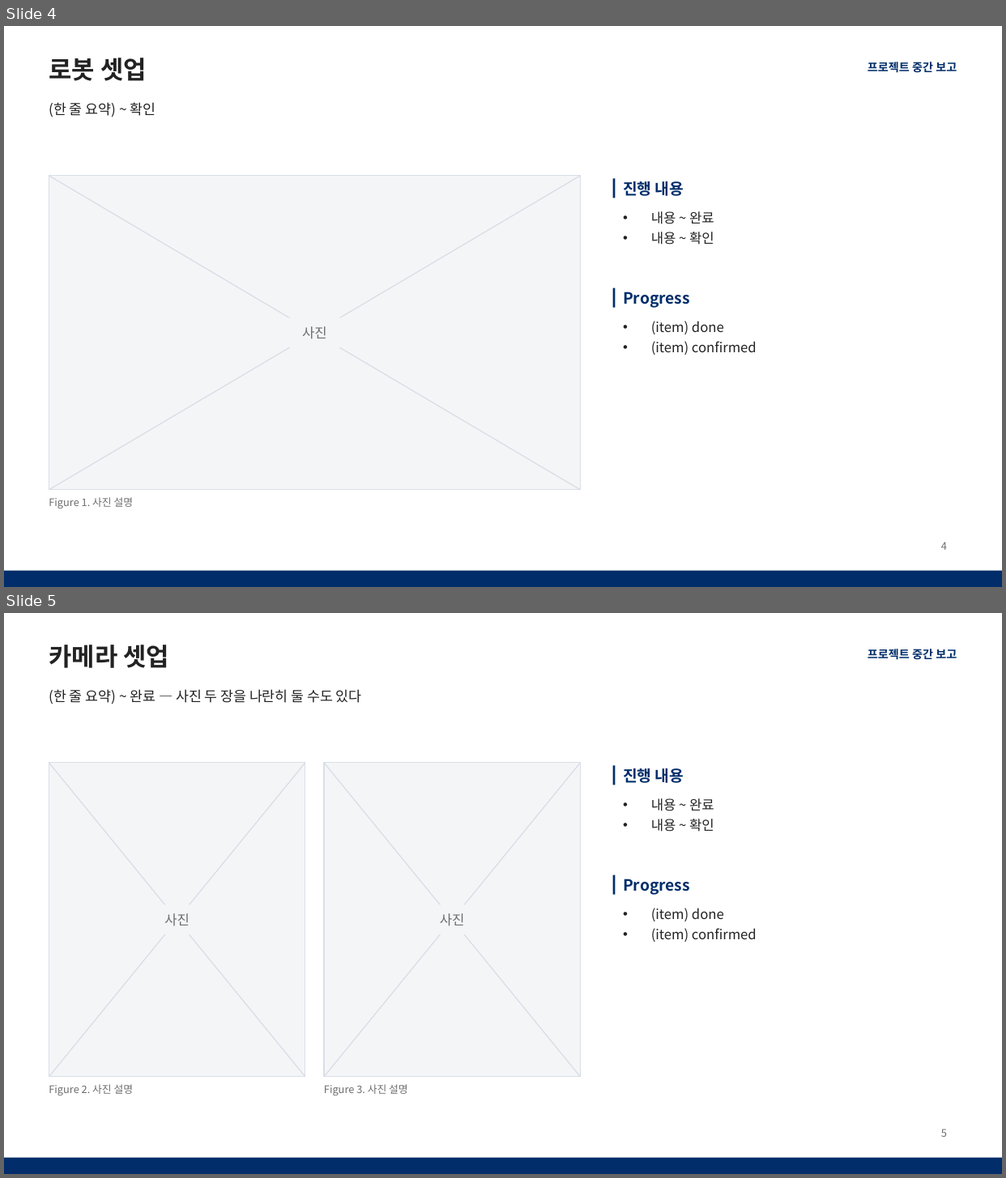
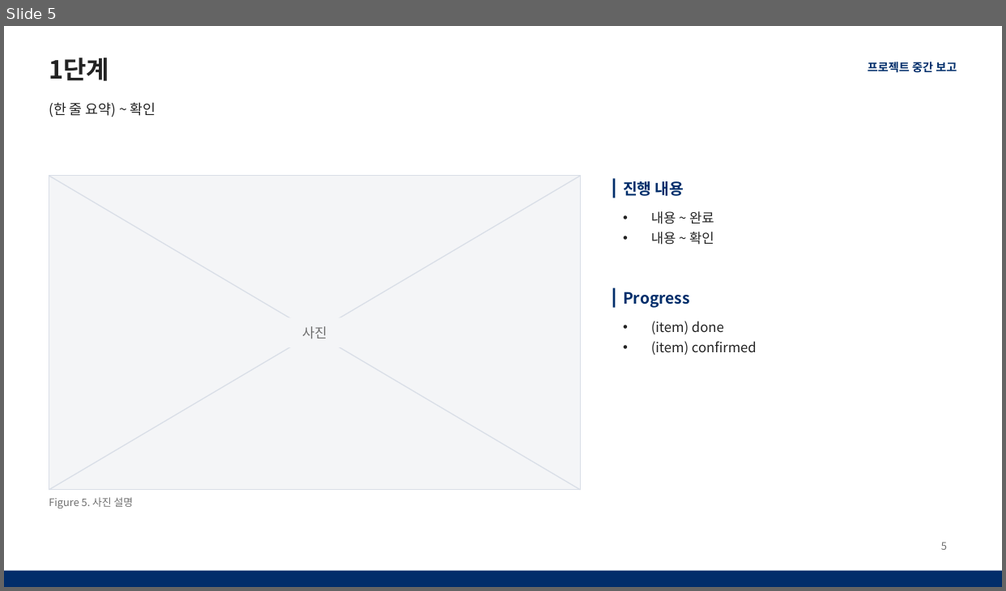
Before and after one commit to chanyee725/PPT-Template, a slide deck: templates/interim-report.pptx. Shown one above the other, each under a label of ours: slides 4 and 5 before the commit, slide 5 after it. The pictures are 1006x1178 and 1006x591 pixels, drawn with LibreOffice and Linux fonts; fonts in the diff are those of the drawing. Boxes give left, top, right and bottom in pixels: in the first picture for what was removed or moved away, otherwise in the second. Text is boxed around its words. In the diff, an @@ line names an element or a change of style, - is before the commit and + after.

```diff
--- a/templates/interim-report.pptx
+++ b/templates/interim-report.pptx
@@ slide 5 removed at box(4, 613, 1002, 1174), background #FFFFFF; not listed: 2 template elements that a slide beside it also shows @@
@@ title removed at box(49, 645, 169, 668) @@
-카메라 셋업
@@ text removed at box(49, 689, 362, 705) @@
-(한 줄 요약) ~ 완료 — 사진 두 장을 나란히 둘 수도 있다
@@ rectangle removed at box(49, 763, 305, 1077) @@
@@ line removed from (49, 763) to (305, 1077) @@
@@ line removed from (49, 1077) to (305, 763) @@
@@ rectangle removed at box(325, 763, 581, 1077) @@
@@ line removed from (325, 763) to (581, 1077) @@
@@ line removed from (325, 1077) to (581, 763) @@
@@ rectangle removed at box(613, 766, 616, 786) @@
@@ text removed at box(623, 769, 684, 783) @@
-진행 내용
@@ text removed at box(651, 798, 714, 832) @@
-• 내용 ~ 완료
-• 내용 ~ 확인
@@ rectangle removed at box(613, 875, 616, 895) @@
@@ text removed at box(623, 879, 690, 895) @@
-Progress
@@ text removed at box(164, 914, 189, 926) @@
-사진
@@ text removed at box(440, 914, 465, 926) @@
-사진
@@ text removed at box(651, 908, 756, 942) @@
-• (item) done
-• (item) confirmed
@@ text removed at box(49, 1084, 134, 1096) @@
-Figure 2. 사진 설명
@@ text removed at box(324, 1084, 408, 1096) @@
-Figure 3. 사진 설명
@@ page number removed at box(941, 1129, 947, 1137) @@
-5
@@ what was slide 4 is now slide 5 @@
@@ slide 5 changed as well @@
@@ title at box(49, 58, 109, 81): text changed @@
-로봇 셋업
+1단계
@@ text at box(49, 497, 134, 509): text changed @@
-Figure 1. 사진 설명
+Figure 5. 사진 설명
@@ page number at box(941, 542, 947, 550): text changed @@
-4
+5
```
Also in this commit, not shown: 2 other slides changed, 12 slides added, 6 other slides removed, 1 other file.
